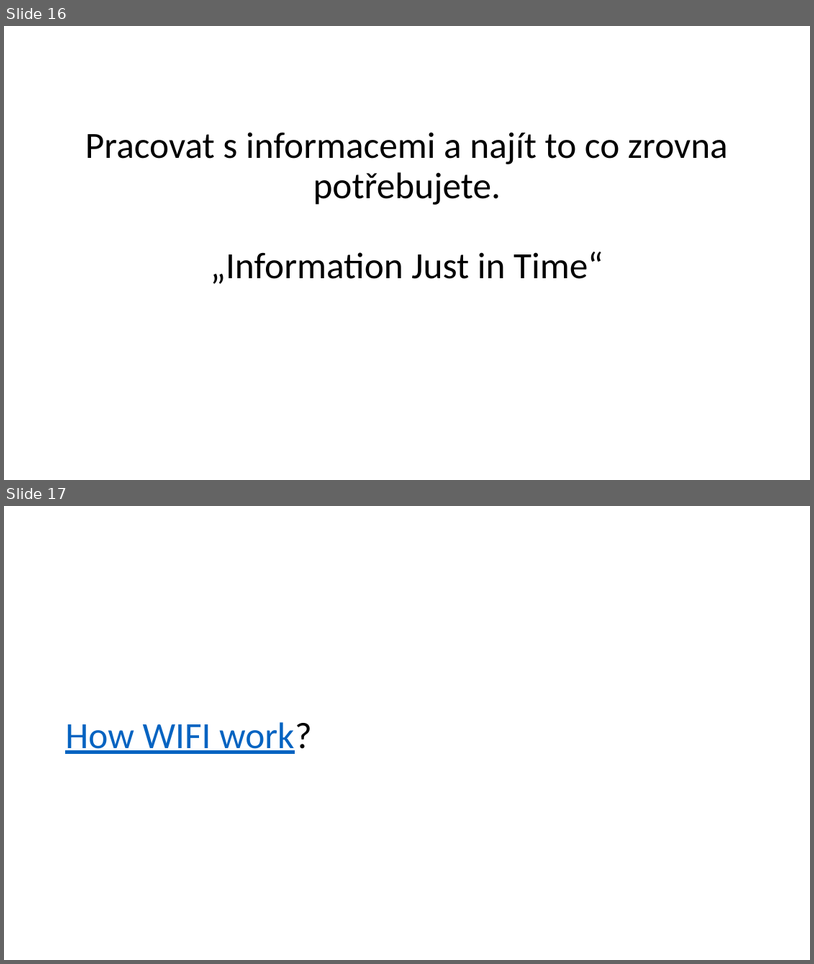
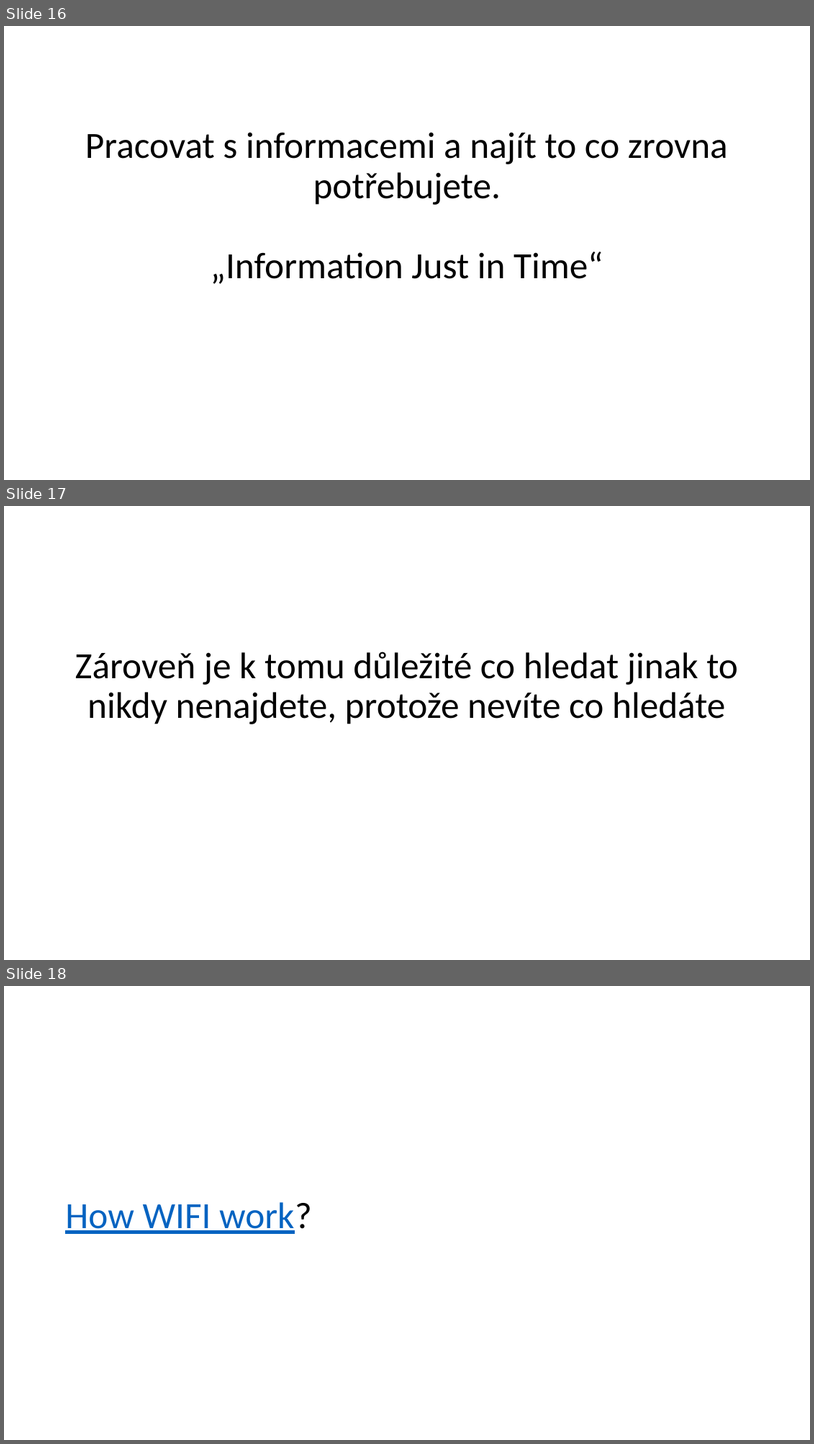
Before and after one commit to Scherifow/UJEP, a slide deck: KINFO/PrezentaceKINFO911.pptx. Shown one above the other, each under a label of ours: slides 16 and 17 before the commit, slides 16, 17 and 18 after it. The pictures are 814x964 and 814x1444 pixels, drawn with LibreOffice and Linux fonts; fonts in the diff are those of the drawing. Boxes give left, top, right and bottom in pixels: in the first picture for what was removed or moved away, otherwise in the second. Text is boxed around its words. In the diff, an @@ line names an element or a change of style, - is before the commit and + after.

```diff
--- a/KINFO/PrezentaceKINFO911.pptx
+++ b/KINFO/PrezentaceKINFO911.pptx
@@ slide 17 added at (x1=4, y1=506, x2=810, y2=960), background #FFFFFF @@
@@ title added at (x1=75, y1=651, x2=738, y2=724), 44 pt, text #000000 @@
+Zároveň je k tomu důležité co hledat jinak to nikdy nenajdete, protože nevíte co hledáte
@@ what was slide 17 is now slide 18 @@
```
Also in this commit, not shown: 2 slides changed.
